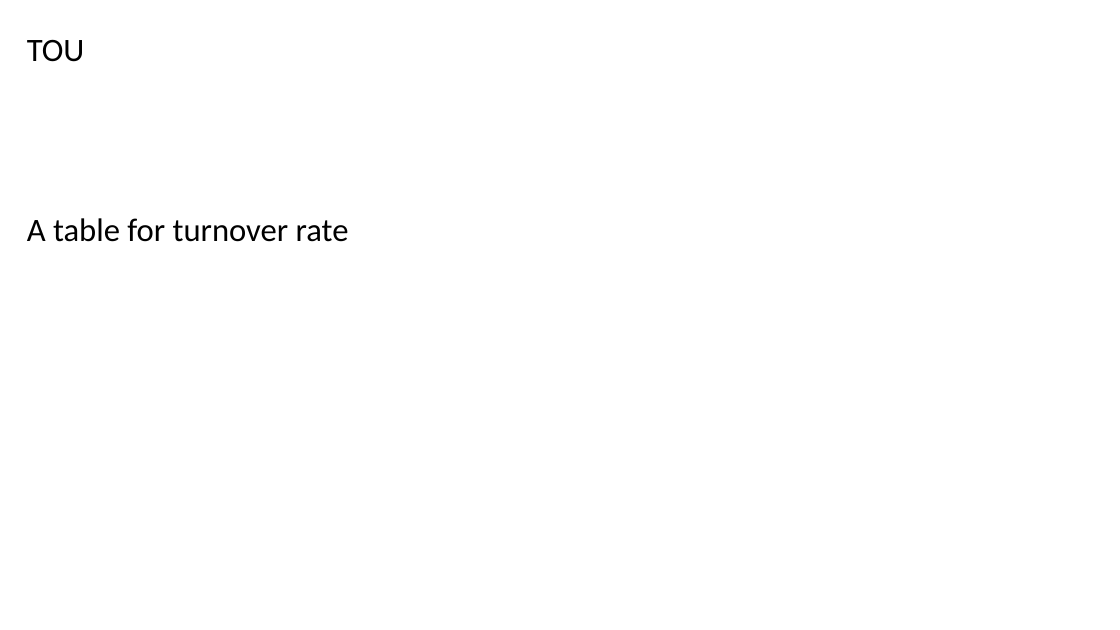
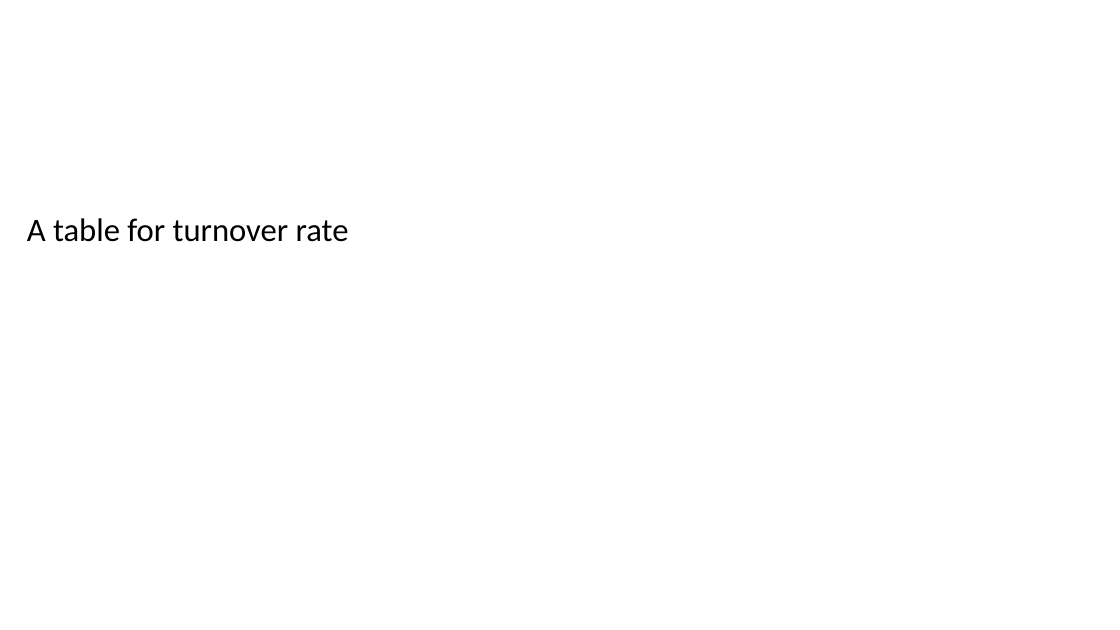
Before and after one commit to chueh1115/GPSC_data, a slide deck: slide 22 of context/thesis_fig.pptx (slide 20 before the commit). Drawn at 1120x630 pixels with LibreOffice and Linux fonts; fonts in the diff are those of the drawing. Boxes give left, top, right and bottom in pixels: in the first picture for what was removed or moved away, otherwise in the second. Text is boxed around its words. In the diff, an @@ line names an element or a change of style, - is before the commit and + after.

```diff
--- a/context/thesis_fig.pptx
+++ b/context/thesis_fig.pptx
@@ text removed at [27, 39, 85, 62] @@
-TOU
```
Also in this commit, not shown: 2 other slides changed, 4 slides added, 17 other files.
